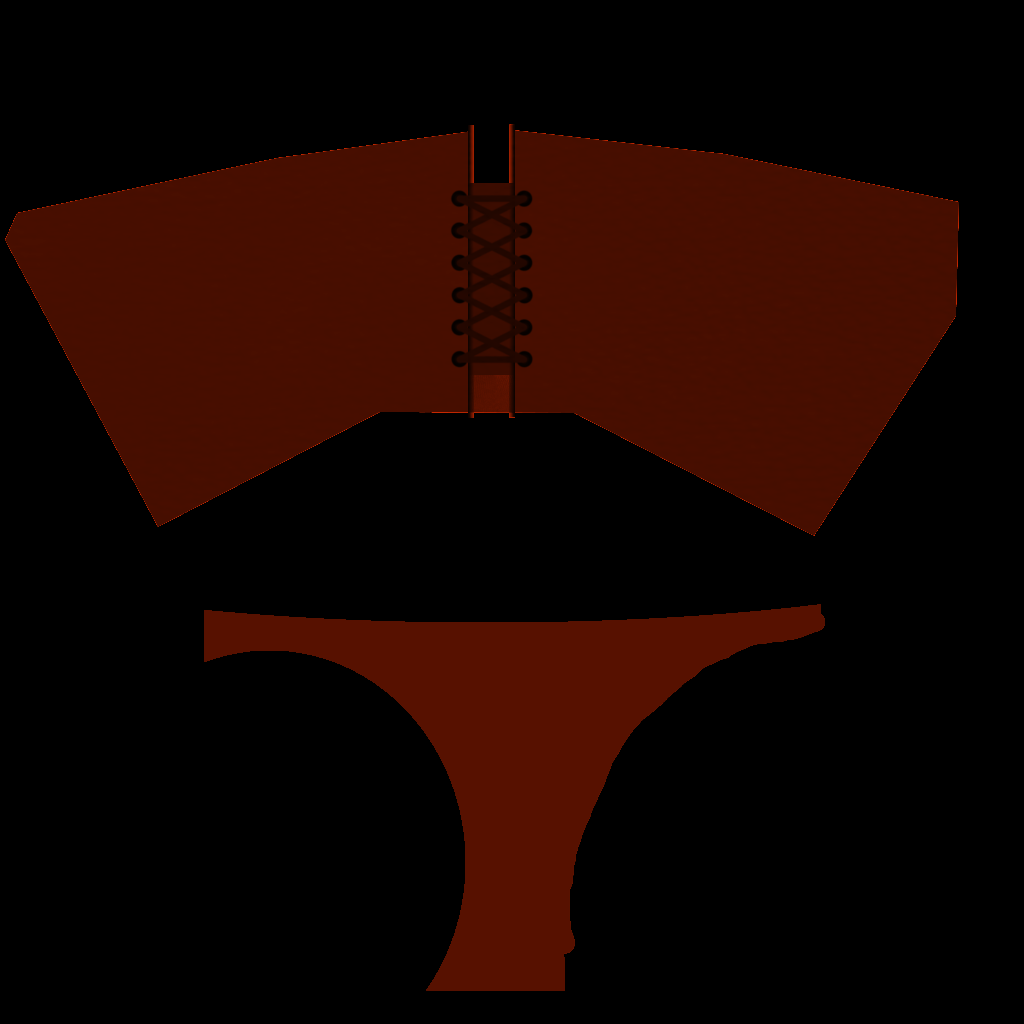
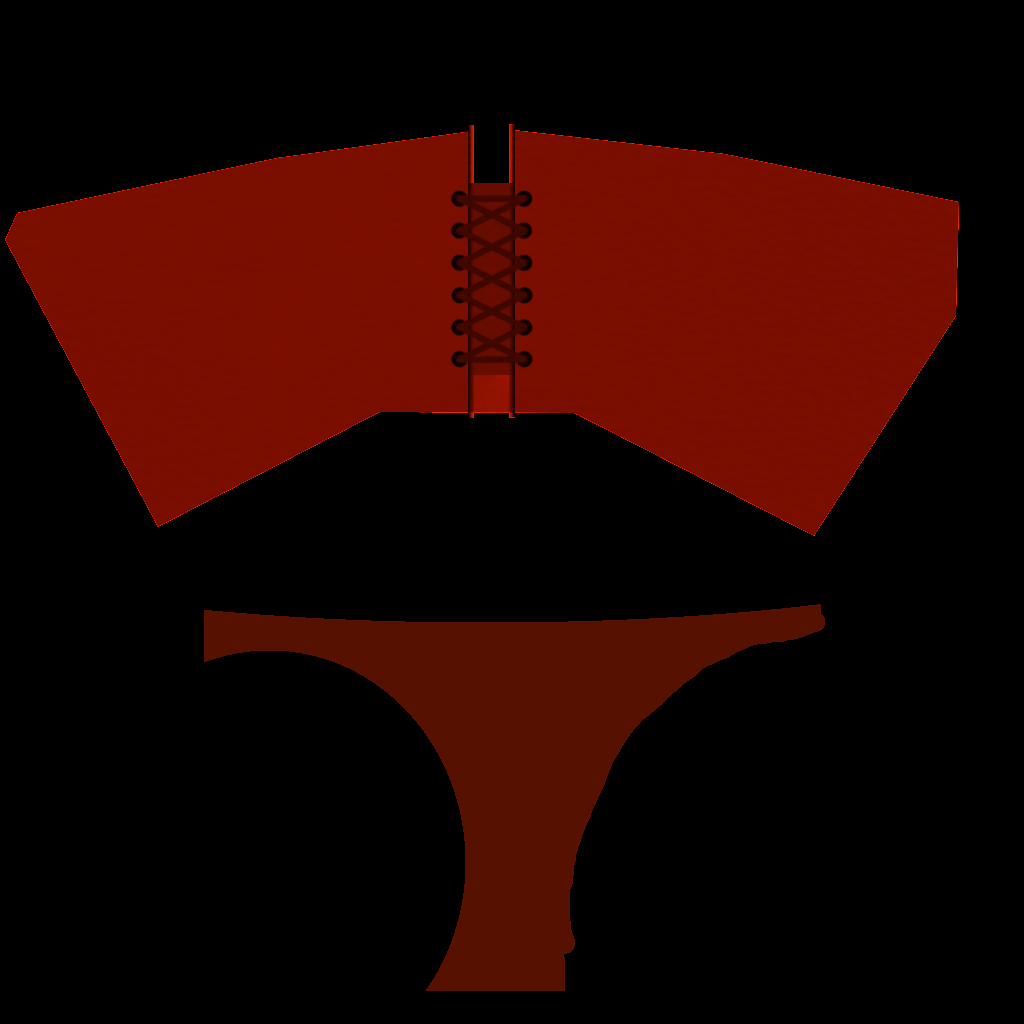
The second w=1024, h=1024 image is a revision of the first. Changes to its layers:
added layer "stkkart_textileSara_gloss.png copy #2" (screen) in group "gloss" over (5, 124, 959, 536)
